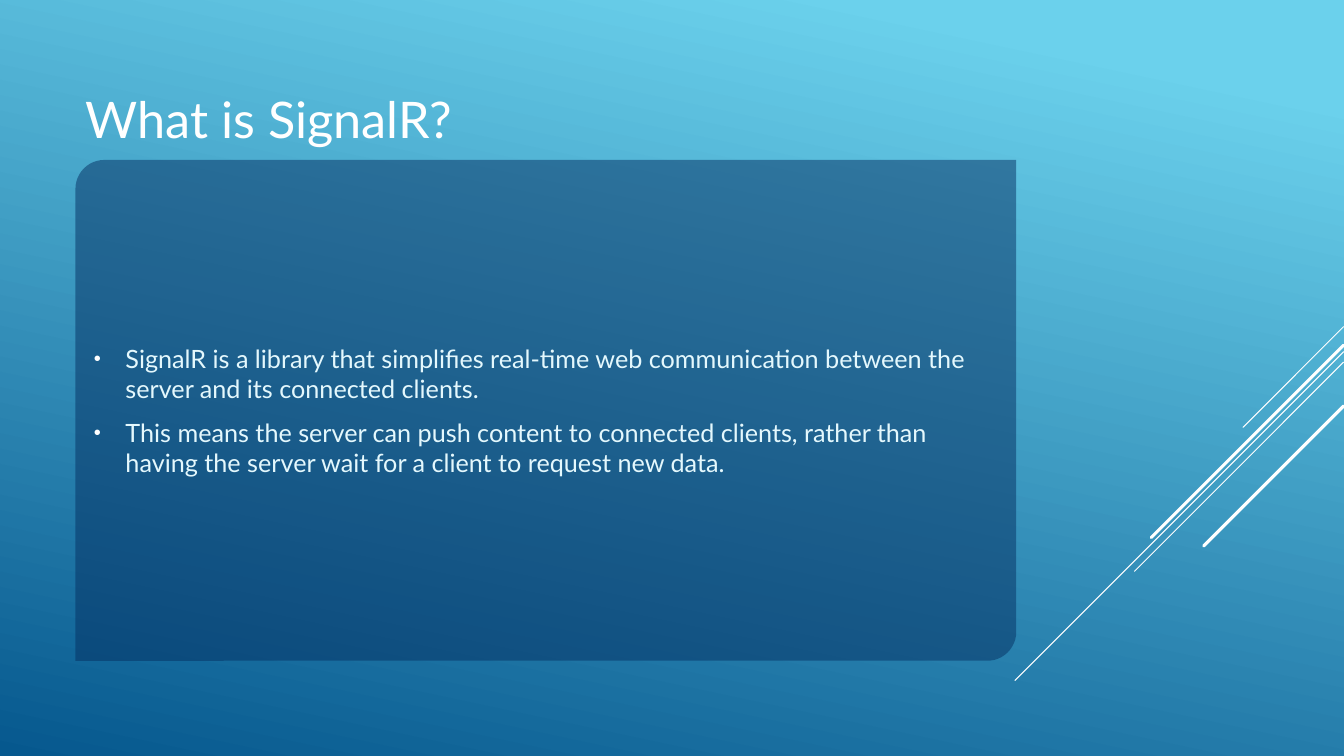
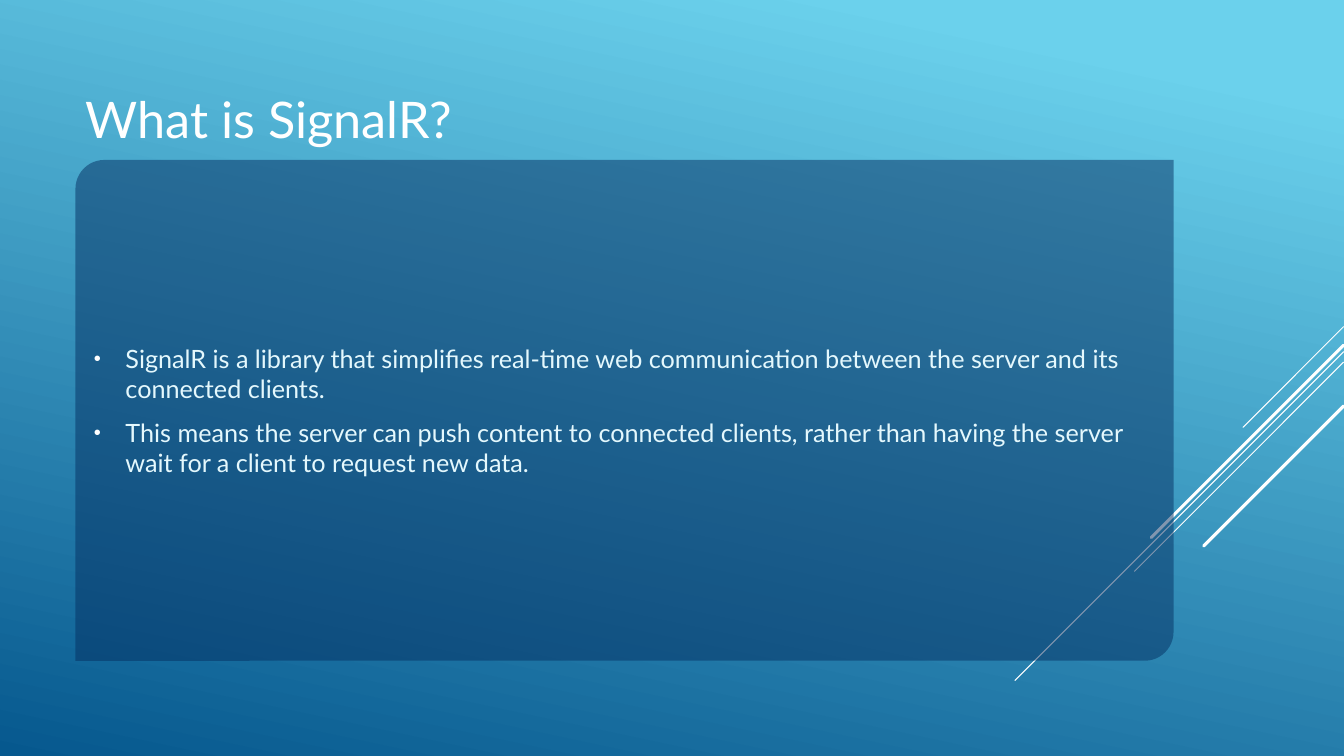
Before and after one commit to JAspeling/SignalR, a slide deck: slide 2 of SignalR.pptx. Drawn at 1344x756 pixels with LibreOffice and Linux fonts; fonts in the diff are those of the drawing. Boxes give left, top, right and bottom in pixels: in the first picture for what was removed or moved away, otherwise in the second. Text is boxed around its words. In the diff, an @@ line names an element or a change of style, - is before the commit and + after.

```diff
--- a/SignalR.pptx
+++ b/SignalR.pptx
@@ text "SignalR is a library that ...": place and size @@
-text "SignalR is a library that ..." at (76, 160, 1016, 661)
+text "SignalR is a library that ..." at (76, 160, 1174, 661)
```
Also in this commit, not shown: 1 other slide changed, 8 slides added, 2 slides removed, 7 other files.
